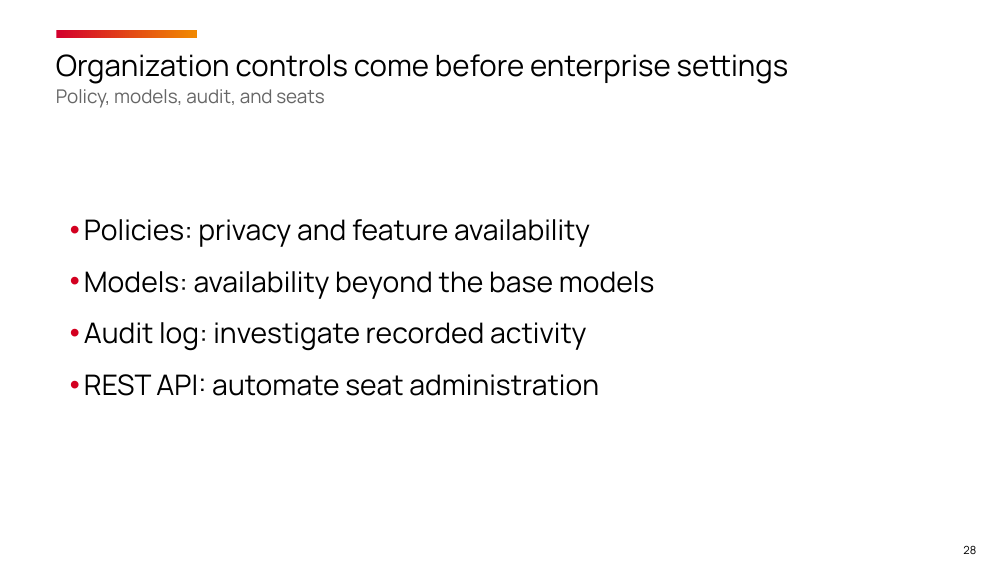
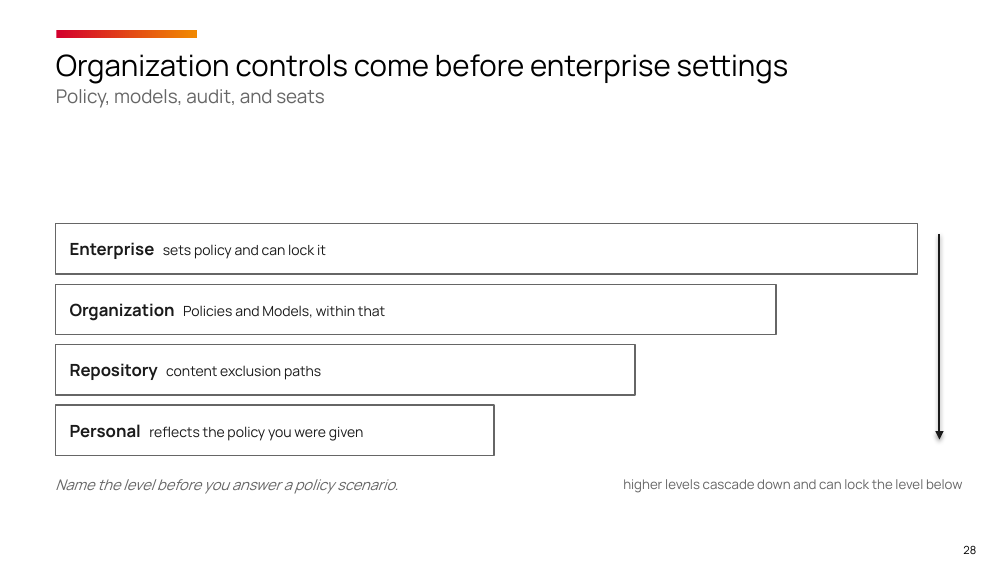
Before and after one commit to timothywarner-org/copilot-cert-prep, a slide deck: slide 28 of warner-github-cert-prep-september-2026.pptx. Drawn at 1008x567 pixels with LibreOffice and Linux fonts; fonts in the diff are those of the drawing; background and template pictures are left out. Boxes give left, top, right and bottom in pixels: in the first picture for what was removed or moved away, otherwise in the second. Text is boxed around its words. In the diff, an @@ line names an element or a change of style, - is before the commit and + after.

```diff
--- a/warner-github-cert-prep-september-2026.pptx
+++ b/warner-github-cert-prep-september-2026.pptx
@@ rectangle added at (x1=55, y1=224, x2=917, y2=274), fill #FFFFFF, outline #666666 1 pt, 10 pt, text #1A1A1A @@
+Enterprise sets policy and can lock it
@@ text removed at (x1=84, y1=219, x2=655, y2=396) @@
-• Policies: privacy and feature availability
-• Models: availability beyond the base models
-• Audit log: investigate recorded activity
-• REST API: automate seat administration
@@ arrow added from (939, 234) to (939, 439), #1A1A1A 1.5 pt @@
@@ rectangle added at (x1=55, y1=284, x2=776, y2=335), fill #FFFFFF, outline #666666 1 pt, 10 pt, text #1A1A1A @@
+Organization Policies and Models, within that
@@ rectangle added at (x1=55, y1=345, x2=635, y2=395), fill #FFFFFF, outline #666666 1 pt, 10 pt, text #1A1A1A @@
+Repository content exclusion paths
@@ rectangle added at (x1=55, y1=405, x2=494, y2=456), fill #FFFFFF, outline #666666 1 pt, 10 pt, text #1A1A1A @@
+Personal reflects the policy you were given
@@ text added at (x1=55, y1=479, x2=398, y2=494), 10.5 pt, text #666666, italic @@
+Name the level before you answer a policy scenario.
@@ text added at (x1=623, y1=479, x2=962, y2=493), 9.5 pt, text #666666 @@
+higher levels cascade down and can lock the level below
```
Also in this commit, not shown: 4 other slides changed.
